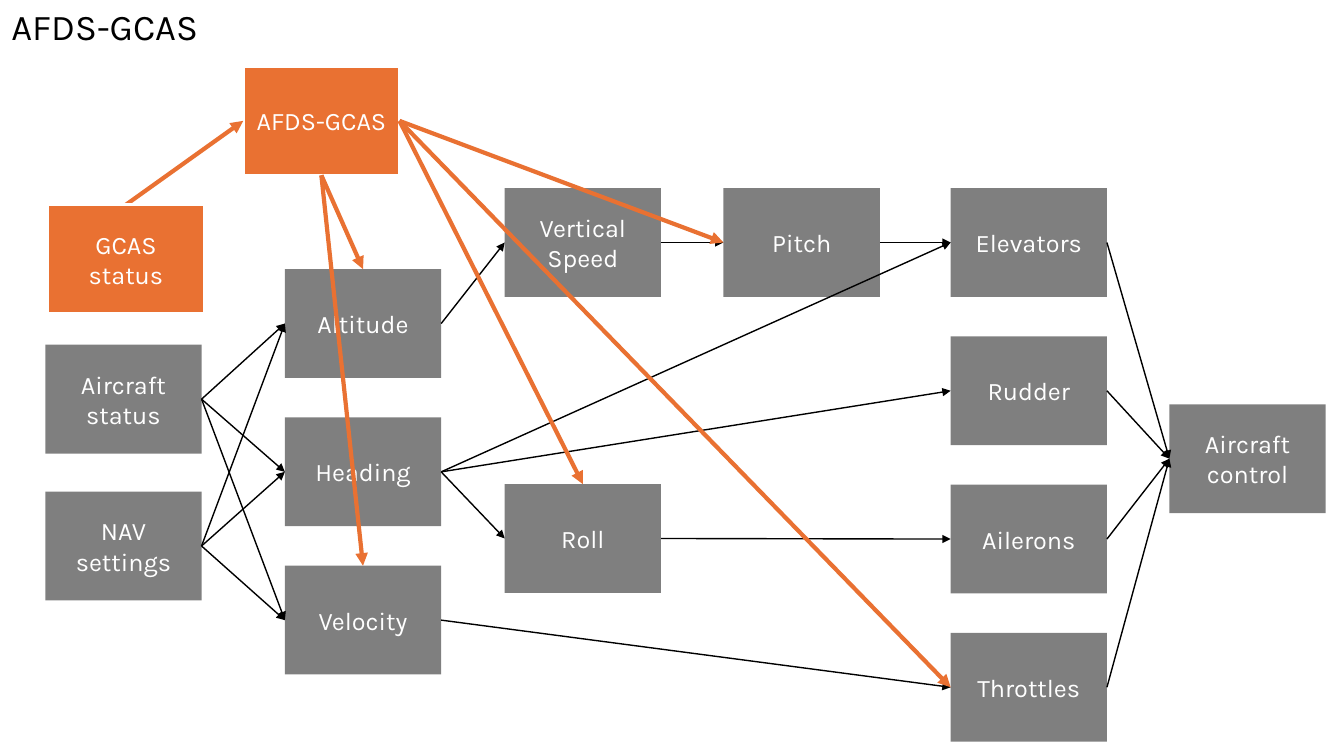
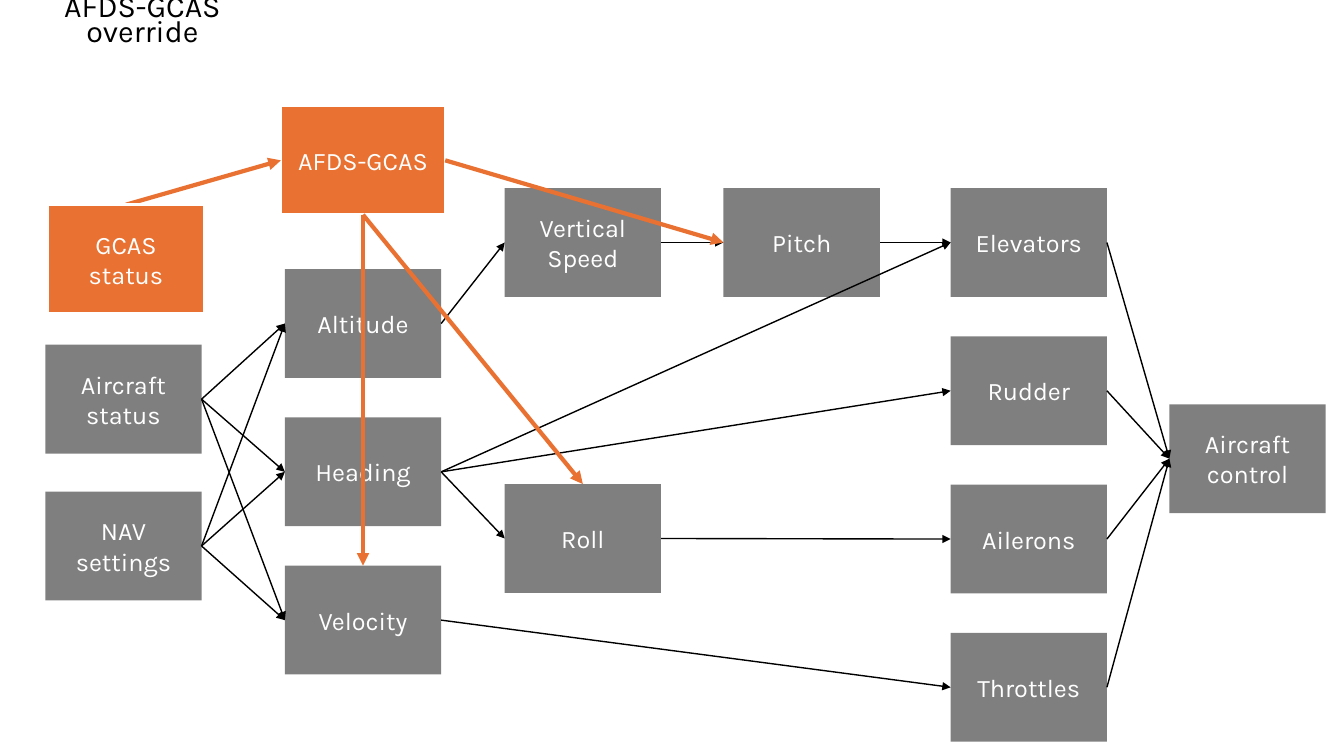
Before and after one commit to toastfr35/Autopilot, a slide deck: slide 10 of Documentation/application.pptx (slide 5 before the commit). Drawn at 1344x756 pixels with LibreOffice and Linux fonts; fonts in the diff are those of the drawing. Boxes give left, top, right and bottom in pixels: in the first picture for what was removed or moved away, otherwise in the second. Text is boxed around its words. In the diff, an @@ line names an element or a change of style, - is before the commit and + after.

Commit message:
Updated Slides

```diff
--- a/Documentation/application.pptx
+++ b/Documentation/application.pptx
@@ text at [64, 0, 220, 43]: text changed; size 25.9 to 21.7 pt @@
-AFDS-GCAS
+AFDS-GCAS override
@@ rectangle "AFDS-GCAS": place and size @@
-rectangle "AFDS-GCAS" at [243, 67, 399, 175]
+rectangle "AFDS-GCAS" at [281, 106, 446, 215]
@@ arrow removed from (399, 121) to (951, 688) @@
@@ arrow moved from (126, 205) - (243, 121) to (126, 205) - (281, 160) @@
@@ arrow removed from (322, 175) to (363, 269) @@
@@ arrow moved from (399, 121) - (724, 243) to (446, 160) - (724, 243) @@
@@ arrow moved from (322, 175) - (363, 566) to (363, 215) - (363, 566) @@
@@ arrow moved from (399, 121) - (583, 484) to (363, 215) - (583, 484) @@
```
Also in this commit, not shown: 1 other slide changed, 5 slides added, 2 other files.
